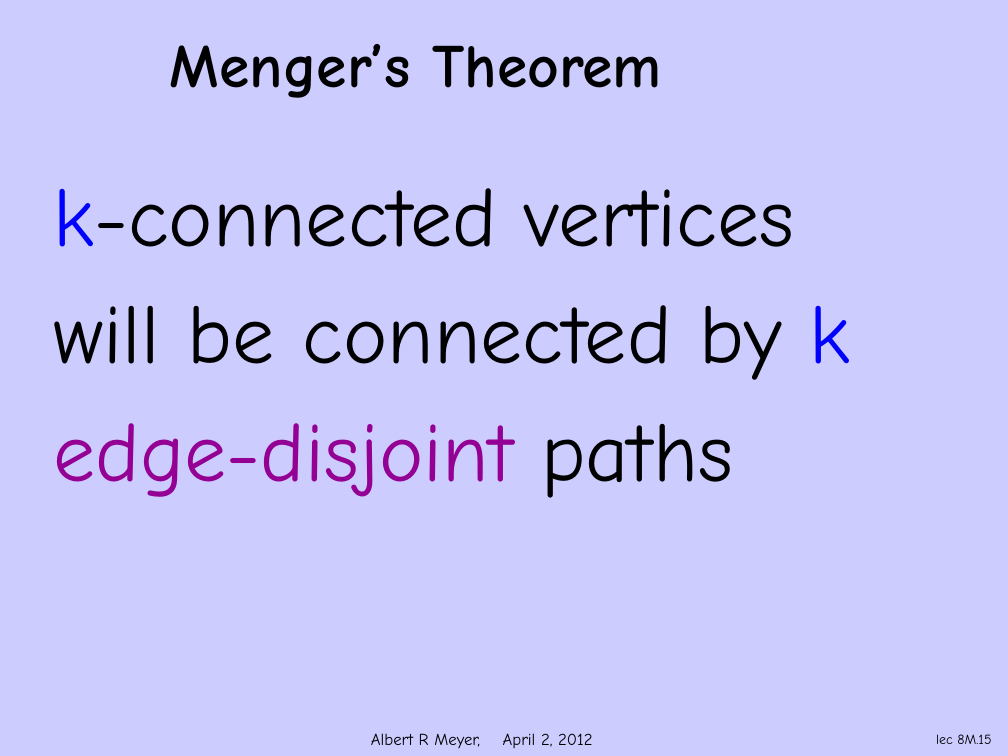
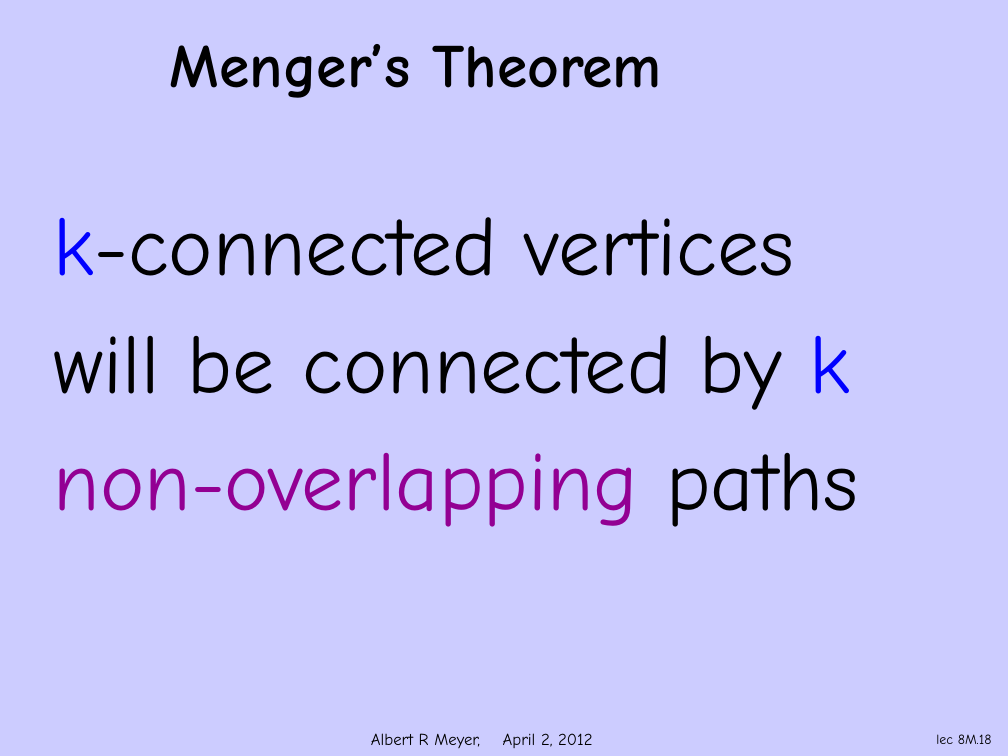
Before and after one commit to armeyer/mcs_web, a slide deck: slide 18 of spring12/slidesS12/simple-k-connect.pptx (slide 15 before the commit). Drawn at 1008x756 pixels with LibreOffice and Linux fonts; fonts in the diff are those of the drawing; background and template pictures are left out. Boxes give left, top, right and bottom in pixels: in the first picture for what was removed or moved away, otherwise in the second. Text is boxed around its words. In the diff, an @@ line names an element or a change of style, - is before the commit and + after.

```diff
--- a/spring12/slidesS12/simple-k-connect.pptx
+++ b/spring12/slidesS12/simple-k-connect.pptx
@@ text "k-connected vertices" moved from (x1=54, y1=188, x2=851, y2=498) to (x1=54, y1=217, x2=858, y2=527) @@
@@ text at (x1=54, y1=453, x2=858, y2=527): text changed @@
-edge-disjoint paths
+non-overlapping paths
@@ page number at (x1=936, y1=734, x2=992, y2=744): text changed @@
-lec 8M.15
+lec 8M.18
```
Also in this commit, not shown: 2 other slides changed, 3 slides added, 3 other files.
